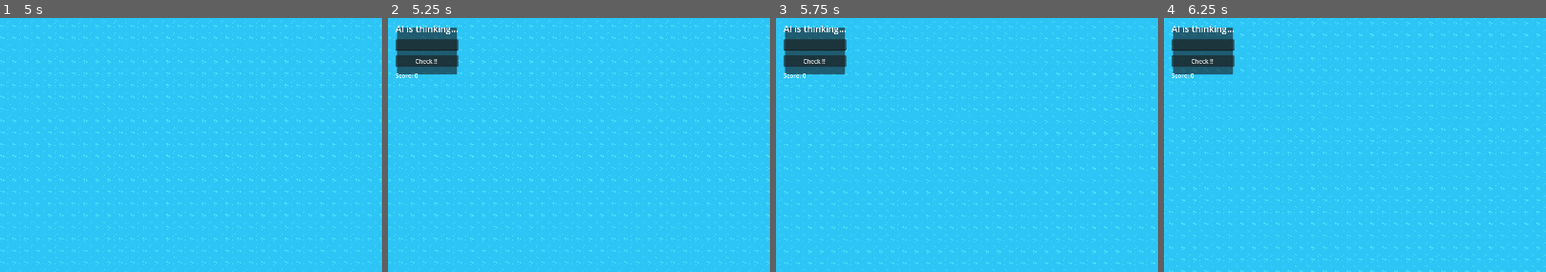
Above: before the commit, frames 1-4 (left to right).
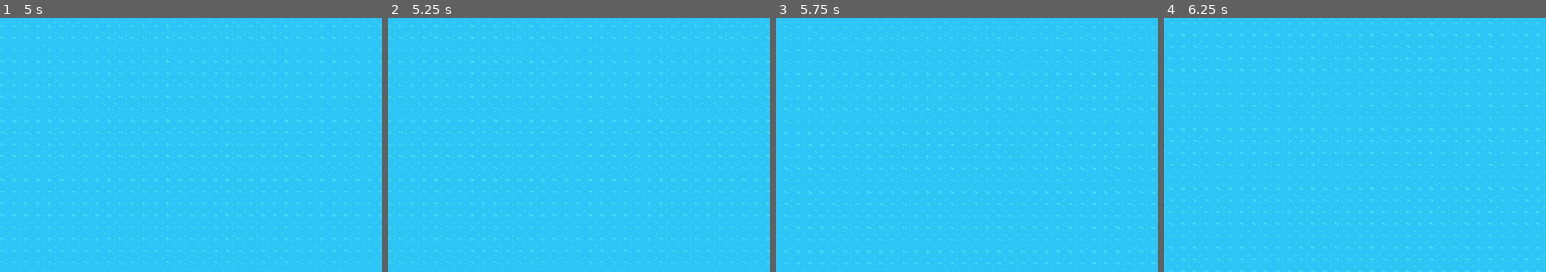
Above: after the commit, the same moments.

Repository: 3bood-remawi/Full_2D_game
Game: Godot game, scene res://scenes/game.tscn
Same seed, same stepped clock (60 frames per second), same inputs: the game is played once before the commit and once after it. This scene is started directly instead of the project's main scene.
Inputs (mouse positions are % of the whole screen's width and height, from its top left):
- Up to frame 1 (5 s): tap Enter (ui_accept) at 0.5, 0.77, 1.52, 3.02, 3.77, 4.52 s; move the mouse to (45, 70) at 0.52 s; hold Right (ui_right) 0.53-2.03 s; click (45, 70) at 0.67 s; move the mouse to (80, 65) at 1.27 s; move the mouse to (20, 35) at 2.02 s; hold Left (ui_left) 2.03-4.28 s; move the mouse to (55, 50) at 2.77 s; click (55, 50) at 2.92 s; move the mouse to (35, 25) at 3.52 s; move the mouse to (72, 45) at 4.27 s; hold Right (ui_right) from 4.28 s (still down)
- Up to frame 2 (5.25 s): keep holding Right (ui_right); move the mouse to (30, 55) at 5.02 s; click (30, 55) at 5.17 s
- Up to frame 3 (5.75 s): keep holding Right (ui_right)
- Up to frame 4 (6.25 s): keep holding Right (ui_right); move the mouse to (60, 28) at 5.77 s; tap Enter (ui_accept) at 6.02 s
The pictures show only the part of the screen within x 24-74%, y 24-74%; the shares and areas given below are measured in that part.

Frame 1 is identical in both runs. In frame 2, 3.1% of the frame differs, in the area x 2-19%, y 3-24%; in frame 3, 3.1%; in frame 4, 3.1%.
Error before the commit: Invalid access to property or key 'response_finished' on a base object of type 'Node'. (res://scripts/level_1.gd:27)
Error after the commit: Invalid assignment of property or key 'visible' with value of type 'bool' on a base object of type 'null instance'. (res://scripts/level_1.gd:16)

Commit message:
update AI part

Diff:
--- a/scenes/ai_part.tscn
+++ b/scenes/ai_part.tscn
@@ -1,27 +1,85 @@
-[gd_scene load_steps=3 format=3 uid="uid://dyv3nck6etif3"]
+[gd_scene load_steps=12 format=3 uid="uid://dyv3nck6etif3"]
 
 [ext_resource type="Script" uid="uid://cihpd4tpnoy2o" path="res://scripts/ai_part.gd" id="1_ojecx"]
 
 [sub_resource type="Theme" id="Theme_i2gr7"]
 
+[sub_resource type="StyleBoxFlat" id="StyleBoxFlat_ojecx"]
+bg_color = Color(0.996078, 0.6, 0.290196, 0.47451)
+corner_radius_top_left = 20
+corner_radius_top_right = 20
+corner_radius_bottom_right = 20
+corner_radius_bottom_left = 20
+shadow_color = Color(0, 0, 0, 1)
+
+[sub_resource type="StyleBoxFlat" id="StyleBoxFlat_k5o5s"]
+bg_color = Color(0.6, 0.929412, 0.6, 0.0627451)
+border_color = Color(0.8, 0.109804, 0.00784314, 1)
+corner_radius_top_left = 10
+corner_radius_top_right = 10
+corner_radius_bottom_right = 10
+corner_radius_bottom_left = 10
+
+[sub_resource type="StyleBoxFlat" id="StyleBoxFlat_suf00"]
+bg_color = Color(0.6, 0.6, 0.298039, 1)
+corner_radius_top_left = 10
+corner_radius_top_right = 10
+corner_radius_bottom_right = 10
+corner_radius_bottom_left = 10
+
+[sub_resource type="StyleBoxFlat" id="StyleBoxFlat_h63rc"]
+bg_color = Color(0.651893, 0.601871, 0.283664, 1)
+border_color = Color(0.8, 0.8, 0, 1)
+corner_radius_top_left = 10
+corner_radius_top_right = 10
+corner_radius_bottom_right = 10
+corner_radius_bottom_left = 10
+
+[sub_resource type="StyleBoxFlat" id="StyleBoxFlat_0h8es"]
+bg_color = Color(0.601651, 0.86473, 0.399941, 1)
+border_color = Color(0.8, 0.8, 0, 1)
+corner_radius_top_left = 10
+corner_radius_top_right = 10
+corner_radius_bottom_right = 10
+corner_radius_bottom_left = 10
+
+[sub_resource type="StyleBoxFlat" id="StyleBoxFlat_1jdiw"]
+bg_color = Color(0.6, 0.466667, 0.878431, 1)
+corner_radius_top_left = 10
+corner_radius_top_right = 10
+corner_radius_bottom_right = 10
+corner_radius_bottom_left = 10
+
+[sub_resource type="StyleBoxFlat" id="StyleBoxFlat_f5ewt"]
+bg_color = Color(0.63331, 0.589107, 0.278114, 1)
+corner_radius_top_left = 10
+corner_radius_top_right = 10
+corner_radius_bottom_right = 10
+corner_radius_bottom_left = 10
+
+[sub_resource type="StyleBoxFlat" id="StyleBoxFlat_bpgxe"]
+bg_color = Color(0.6, 0.6, 0.6, 0)
+
+[sub_resource type="NobodyWhoSampler" id="NobodyWhoSampler_ojecx"]
+
 [node name="AI Part" type="CanvasLayer"]
 script = ExtResource("1_ojecx")
 
 [node name="QuestionPanel" type="Panel" parent="."]
-visible = false
 self_modulate = Color(0.879578, 0.839508, 0.926451, 1)
 anchors_preset = 8
 anchor_left = 0.5
 anchor_top = 0.5
 anchor_right = 0.5
 anchor_bottom = 0.5
-offset_left = -513.0
-offset_top = -326.0
-offset_right = -351.0
-offset_bottom = -199.0
+offset_left = -163.0
+offset_top = -98.0
+offset_right = 163.0
+offset_bottom = 98.0
 grow_horizontal = 2
 grow_vertical = 2
 theme = SubResource("Theme_i2gr7")
+theme_override_styles/panel = SubResource("StyleBoxFlat_ojecx")
 
 [node name="VBoxContainer" type="VBoxContainer" parent="QuestionPanel"]
 layout_mode = 1
@@ -30,32 +88,43 @@
 anchor_top = 0.5
 anchor_right = 0.5
 anchor_bottom = 0.5
-offset_left = -74.5
-offset_top = -65.5
-offset_right = 74.5
-offset_bottom = 65.5
+offset_left = -126.0
+offset_top = -86.0
+offset_right = 123.0
+offset_bottom = 78.0
 grow_horizontal = 2
 grow_vertical = 2
-theme_override_constants/separation = 12
+theme_override_constants/separation = 15
 
 [node name="QuestionLabel" type="Label" parent="QuestionPanel/VBoxContainer"]
 layout_mode = 2
 size_flags_vertical = 1
+theme_override_colors/font_color = Color(0.878431, 1, 0.14902, 0.784314)
 theme_override_font_sizes/font_size = 24
 
 [node name="AnswerInput" type="LineEdit" parent="QuestionPanel/VBoxContainer"]
 layout_mode = 2
+theme_override_colors/font_color = Color(0.982693, 0.936802, 0.950239, 1)
+theme_override_styles/focus = SubResource("StyleBoxFlat_k5o5s")
+theme_override_styles/read_only = SubResource("StyleBoxFlat_suf00")
+theme_override_styles/normal = SubResource("StyleBoxFlat_h63rc")
 
 [node name="CheckButton" type="Button" parent="QuestionPanel/VBoxContainer"]
 layout_mode = 2
+theme_override_font_sizes/font_size = 22
+theme_override_styles/hover = SubResource("StyleBoxFlat_0h8es")
+theme_override_styles/pressed = SubResource("StyleBoxFlat_1jdiw")
+theme_override_styles/normal = SubResource("StyleBoxFlat_f5ewt")
 text = "Check !! "
 
 [node name="ScoreLabel" type="Label" parent="QuestionPanel/VBoxContainer"]
 layout_mode = 2
+theme_override_font_sizes/font_size = 24
+theme_override_styles/normal = SubResource("StyleBoxFlat_bpgxe")
 
 [node name="NobodyWhoModel" type="NobodyWhoModel" parent="."]
 model_path = "gemma-2-2b-it-Q4_K_M.gguf"
 
 [node name="NobodyWhoChat" type="NobodyWhoChat" parent="." node_paths=PackedStringArray("model_node")]
 model_node = NodePath("../NobodyWhoModel")
-system_prompt = "you are a math teacher for a 1st grade and you will give the user question for plus and minus"
+sampler = SubResource("NobodyWhoSampler_ojecx")
--- a/scripts/level_1.gd
+++ b/scripts/level_1.gd
@@ -1,18 +1,16 @@
 extends Node2D
 
 @onready var keys_container := $Keys
-#@onready var key: Area2D = $Keys/key1
 @onready var panel = $AIPart/QuestionPanel
 @onready var question_label = $AIPart/QuestionPanel/VBoxContainer/QuestionLabel
 @onready var answer_input = $AIPart/QuestionPanel/VBoxContainer/AnswerInput
 @onready var check_button = $AIPart/QuestionPanel/VBoxContainer/CheckButton
 @onready var score_label = $AIPart/QuestionPanel/VBoxContainer/ScoreLabel
 @onready var chat = $AIPart/NobodyWhoChat
+
 var current_question = ""
 var current_answer = ""
-var key_collected = false
 @export var score = 0
-var ai_active := false
 
 func _ready():
 	panel.visible = false
@@ -21,22 +19,25 @@
 	# connect all existing keys
 	for k in keys_container.get_children():
 		if k is Area2D:
+			print("Connected key: ", k.name)
 			k.body_entered.connect(_on_key_collected.bind(k))
-	#key.body_entered.connect(_on_key_collected)
+
 	check_button.pressed.connect(_on_check_pressed)
 	chat.response_finished.connect(_on_nobody_who_chat_response_finished)
 
+
 func _on_key_collected(body: Node, key_node: Area2D) -> void:
-	if ai_active:
-		return
 	if body.name != "Player":
 		return
 
-	ai_active = true
+	# حذف المفتاح
 	key_node.queue_free()
+
+	# تفعيل البانيل
 	panel.visible = true
 	question_label.text = "AI is thinking..."
 	_request_ai_question()
+
 
 func _request_ai_question():
 	current_question = ""
@@ -51,6 +52,7 @@
 
 Question: <the question in a kid-friendly way>
 """)
+
 
 func _compute_answer_from_question(q: String) -> String:
 	# normalize
@@ -86,8 +88,6 @@
 			"times", "multiply", "multiplied by": res = a * b
 		return str(res)
 
-	# 3) (optional) handle "what is 3 + 4 = ?" by stripping non-digits/operators first — already covered by (1)
-
 	return ""
 
 
@@ -95,7 +95,6 @@
 	var player_answer = answer_input.text.strip_edges()
 
 	if current_answer == "":
-		# still waiting for AI / parse failed
 		question_label.text = "[Please wait for the question, then answer]"
 		return
 
@@ -109,7 +108,6 @@
 	await get_tree().create_timer(2.0).timeout
 	panel.visible = false
 	answer_input.text = ""
-	ai_active = false  # if you’re using the multi-key guard
 
 
 func _on_nobody_who_chat_response_finished(response: String) -> void:
@@ -120,7 +118,7 @@
 	for line in lines:
 		if line.begins_with("Question:"):
 			var parts := line.split(":", false)
-			current_question =parts[1].strip_edges() if (parts.size() >= 2) else parts[0].strip_edges()
+			current_question = parts[1].strip_edges() if (parts.size() >= 2) else parts[0].strip_edges()
 
 	if current_question != "":
 		current_answer = _compute_answer_from_question(current_question)
